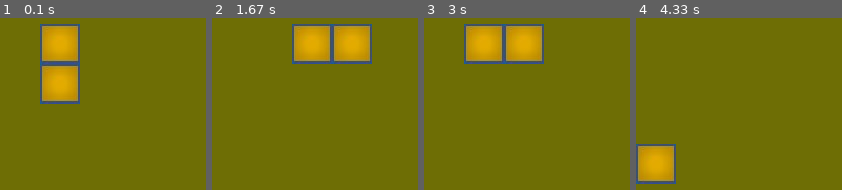
Above: before the commit, frames 1-4 (left to right).
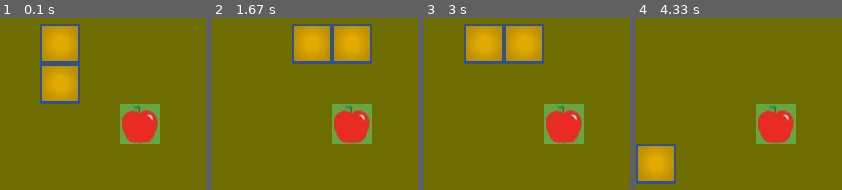
Above: after the commit, the same moments.

Repository: rangga-prangwedana/snake-pygame-fcc
Game: pygame game, started from main.py
Same seed, same stepped clock (60 frames per second), same inputs: the game is played once before the commit and once after it.
Inputs:
- Up to frame 1 (0.1 s): no input
- Up to frame 2 (1.67 s): hold Right 0.33-0.8 s; hold Up 0.83-1.28 s; hold Right from 1.32 s (still down)
- Up to frame 3 (3 s): release Right at 1.97 s; hold Left 2-2.75 s; hold Down from 2.78 s (still down)
- Up to frame 4 (4.33 s): release Down at 3.6 s; hold Left from 3.63 s (still down)

The runs differ from the first frame. In frame 1, 4.5% of the frame differs, in the area x 58-78%, y 50-74%; in frame 2, 4.5%; in frame 3, 4.5%; in frame 4, 4.5%.

Commit message:
Add apple

Diff:
--- a/main.py
+++ b/main.py
@@ -4,9 +4,20 @@
 
 SIZE = 40
 
+class Apple:
+    def __init__(self, parent_screen):
+        self.image = pygame.image.load("resources/apple.jpg").convert()
+        self.parent_screen = parent_screen
+        self.x = SIZE * 3
+        self.y = SIZE * 3
+
+    def draw(self):
+        self.parent_screen.blit(self.image, (self.x, self.y))
+        pygame.display.flip()
+
 class Snake:
-        def __init__(self, surface, length):
-            self.parent_screen = surface
+        def __init__(self, parent_screen, length):
+            self.parent_screen = parent_screen
             self.length = length
             self.block = pygame.image.load("resources/block.jpg").convert()
             self.x = [SIZE]*length
@@ -57,6 +68,12 @@
             self.surface.fill((110, 110, 5))
             self.snake = Snake(self.surface, 2)
             self.snake.draw()
+            self.apple = Apple(self.surface)
+            self.apple.draw()
+
+        def play(self):
+             self.snake.walk()
+             self.apple.draw()
 
         def run(self):
             running = True
@@ -83,7 +100,8 @@
                     elif event.type == QUIT:
                         running = False
 
-                self.snake.walk()
+                self.play()
+
                 time.sleep(0.3)
 
 if __name__ == "__main__":
